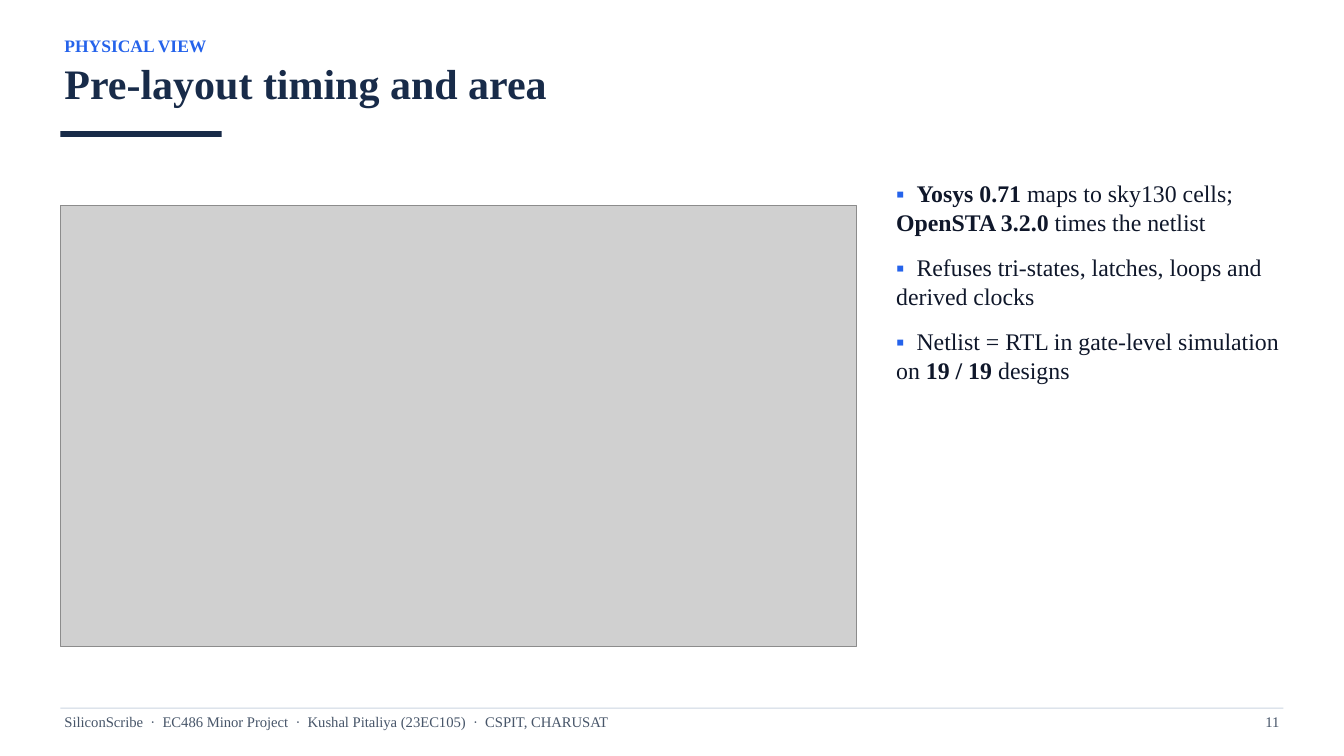
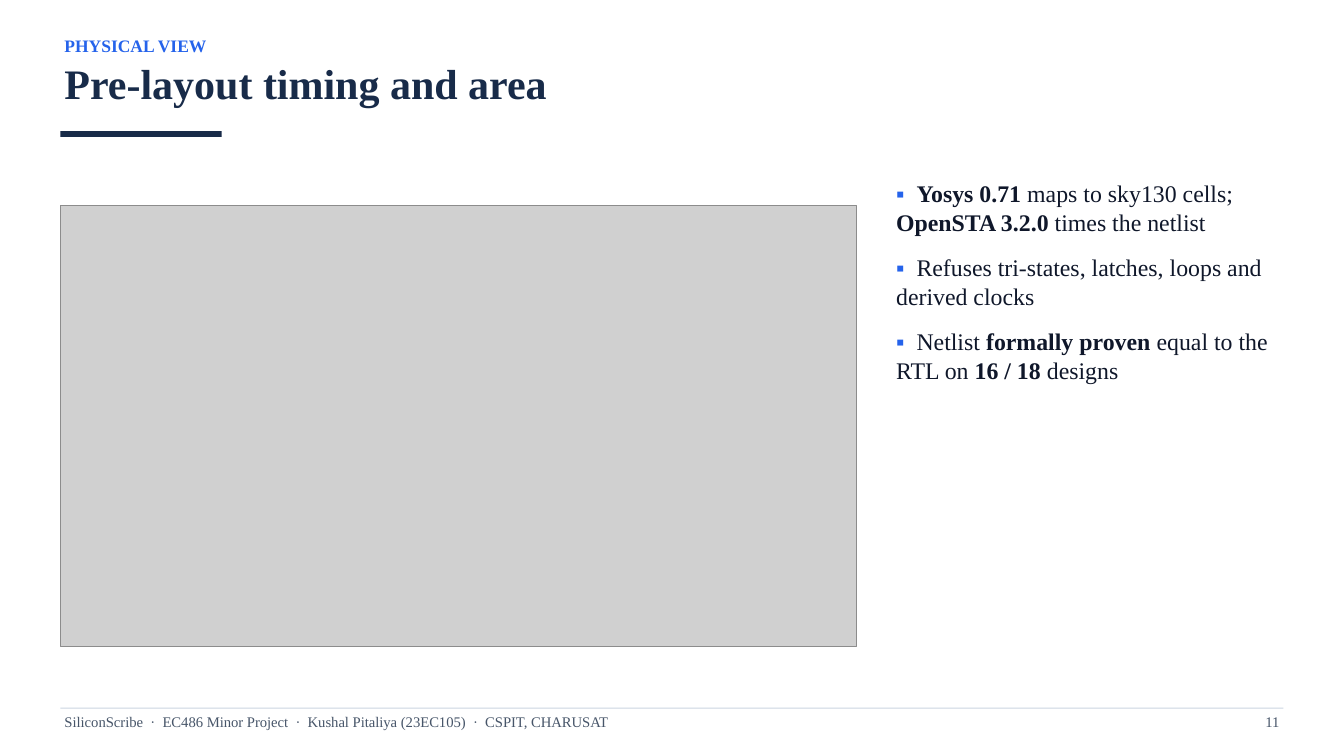
Before and after one commit to k-pitaliya/siliconscribe, a slide deck: slide 11 of docs/23EC105_Kushal_Pitaliya_SiliconScribe_Viva_Presentation.pptx. Drawn at 1344x756 pixels with LibreOffice and Linux fonts; fonts in the diff are those of the drawing; grey boxes stand for pictures. Boxes give left, top, right and bottom in pixels: in the first picture for what was removed or moved away, otherwise in the second. Text is boxed around its words. In the diff, an @@ line names an element or a change of style, - is before the commit and + after.

```diff
--- a/docs/23EC105_Kushal_Pitaliya_SiliconScribe_Viva_Presentation.pptx
+++ b/docs/23EC105_Kushal_Pitaliya_SiliconScribe_Viva_Presentation.pptx
@@ text at bbox=[896, 333, 1268, 384]: text changed @@
-▪ Netlist = RTL in gate-level simulation on 19 / 19 designs
+▪ Netlist formally proven equal to the RTL on 16 / 18 designs
```
Also in this commit, not shown: 5 other slides changed, 2 slides added, 15 other files.
